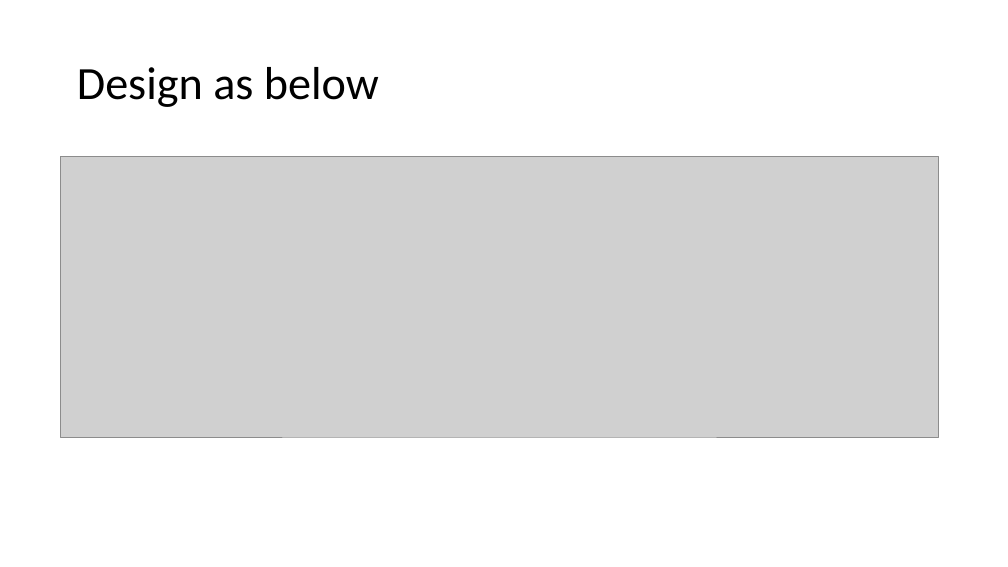
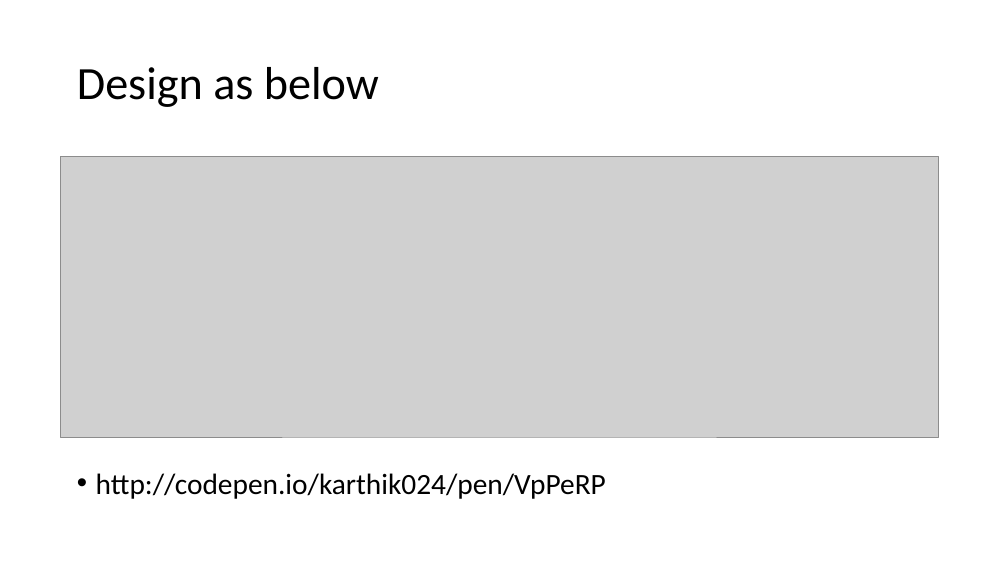
Before and after one commit to ConsignDimension/DailyTasks, a slide deck: slide 2 of k.pptx. Drawn at 1008x567 pixels with LibreOffice and Linux fonts; fonts in the diff are those of the drawing; grey boxes stand for pictures. Boxes give left, top, right and bottom in pixels: in the first picture for what was removed or moved away, otherwise in the second. Text is boxed around its words. In the diff, an @@ line names an element or a change of style, - is before the commit and + after.

Commit message:
This is my task

```diff
--- a/k.pptx
+++ b/k.pptx
@@ text added at box(96, 473, 606, 499), 28 pt, text #000000 @@
+• http://codepen.io/karthik024/pen/VpPeRP
```
